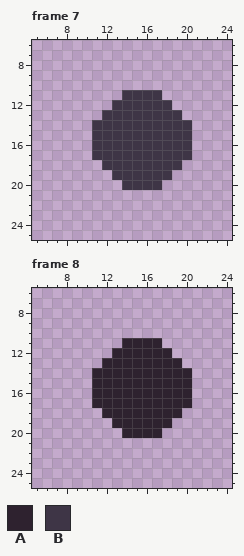
One commit to this pixel-art file: resources/asesprite/particles/Particle-Flame-Cube.aseprite. The picture above was drawn from the file before the commit.
32x32 pixels, 8 frames. Shown: frame 7: x 5..24, y 6..25; frame 8: x 5..24, y 6..25. The commit also changed other frames, which this record leaves out.
Palette (. is transparent): A #2e222f  B #3e3546
And afterwards:
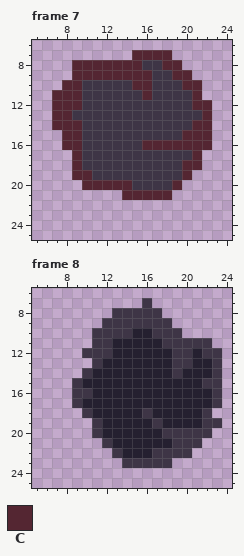
Colours new in this view: C #542632
The edit:
layer "Layer 3" added
@@ palette @@
-A #2e222f
+A #252030
--- frame 7, layer "Layer 3"
@@ x 5..24 @@
  6 ....................
- 7 ....................
- 8 ....................
- 9 ....................
-10 ....................
-11 .........BBBB.......
-12 ........BBBBBB......
-13 .......BBBBBBBB.....
-14 ......BBBBBBBBBB....
-15 ......BBBBBBBBBB....
-16 ......BBBBBBBBBB....
-17 ......BBBBBBBBBB....
-18 .......BBBBBBBB.....
-19 ........BBBBBB......
-20 .........BBBB.......
-21 ....................
+ 7 ..........CCCC......
+ 8 ....CCCCCCCBBCC.....
+ 9 ....CCCCCCCCBBCC....
+10 ...CCBBBBBCCBBBCC...
+11 ..CCCBBBBBBCBBBBC...
+12 ..CCCBBBBBBBBBBBCC..
+13 ..CCBBBBBBBBBBBBBC..
+14 ..CCCBBBBBBBBBBBCC..
+15 ...CCBBBBBBBBBBCCC..
+16 ...CCBBBBBBCCCCCCC..
+17 ....CBBBBBBBBBBBC...
+18 ....CBBBBBBBBBBCC...
+19 ....CCBBBBBBBBBC....
+20 .....CCCCCBBBBC.....
+21 .........CCCCC......
 22 ....................
--- frame 8, layer "Layer 3"
@@ x 5..24 @@
  6 ....................
- 7 ....................
- 8 ....................
- 9 ....................
-10 ....................
-11 .........AAAA.......
-12 ........AAAAAA......
-13 .......AAAAAAAA.....
-14 ......AAAAAAAAAA....
-15 ......AAAAAAAAAA....
-16 ......AAAAAAAAAA....
-17 ......AAAAAAAAAA....
-18 .......AAAAAAAA.....
-19 ........AAAAAA......
-20 .........AAAA.......
-21 ....................
-22 ....................
-23 ....................
+ 7 ...........B........
+ 8 ........BBBBB.......
+ 9 .......BBBBBBB......
+10 ......BBBBAABBB.....
+11 ......BBAAAAABBBBB..
+12 .....BBBAAAAAABBABB.
+13 ......BAAAAAAABBAAB.
+14 .....BAAAAAAAABAAAB.
+15 ....BAAAAAAAAAAAABB.
+16 ....BBAAAAAAAAAAAAB.
+17 ....BAAAAAAAAAAAAAB.
+18 .....BAAAAABAAAAAB..
+19 ......BAAAAABAAAABB.
+20 ......BAAAAAABBBBB..
+21 .......BAAAAAABBB...
+22 ........BAAABBBB....
+23 .........BBBBB......
 24 ....................
Pixel boxes of the changes (left, top, right, bottom) in both pictures:
changed: (52, 50, 212, 200)
changed: (72, 298, 222, 468)
